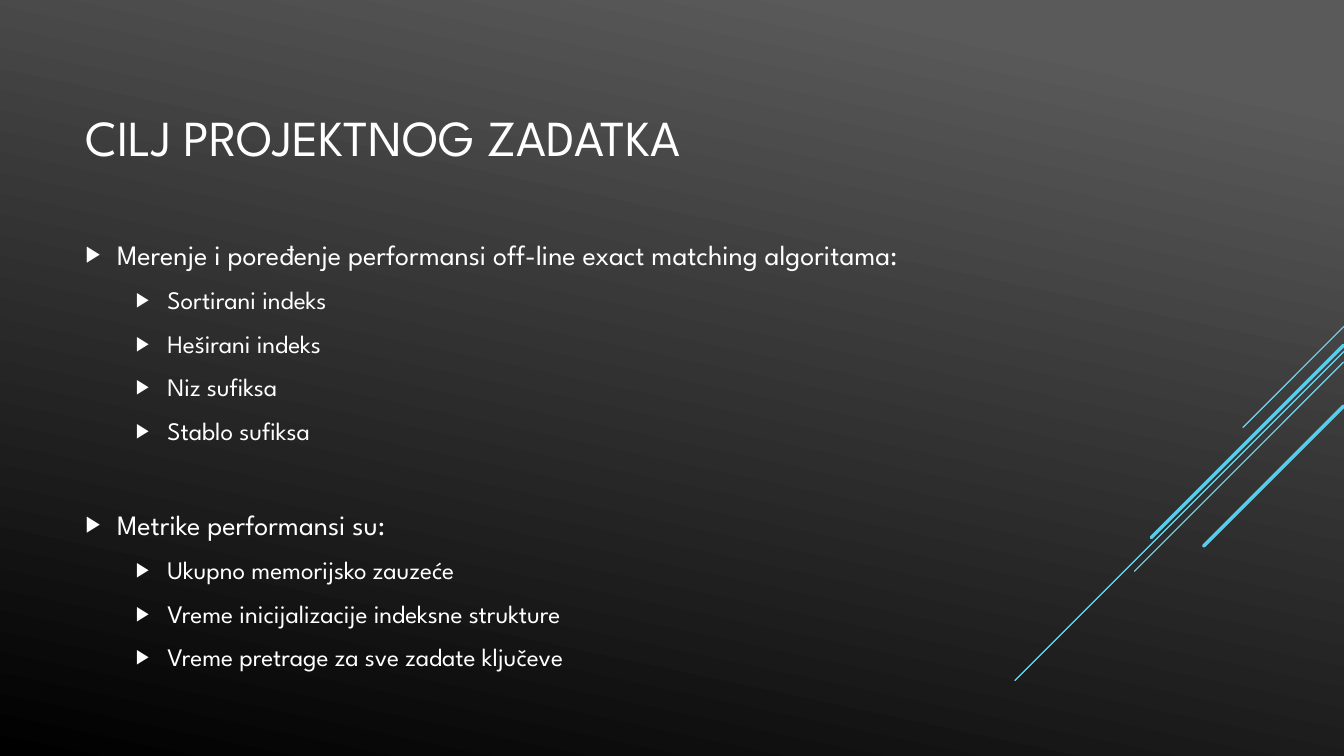
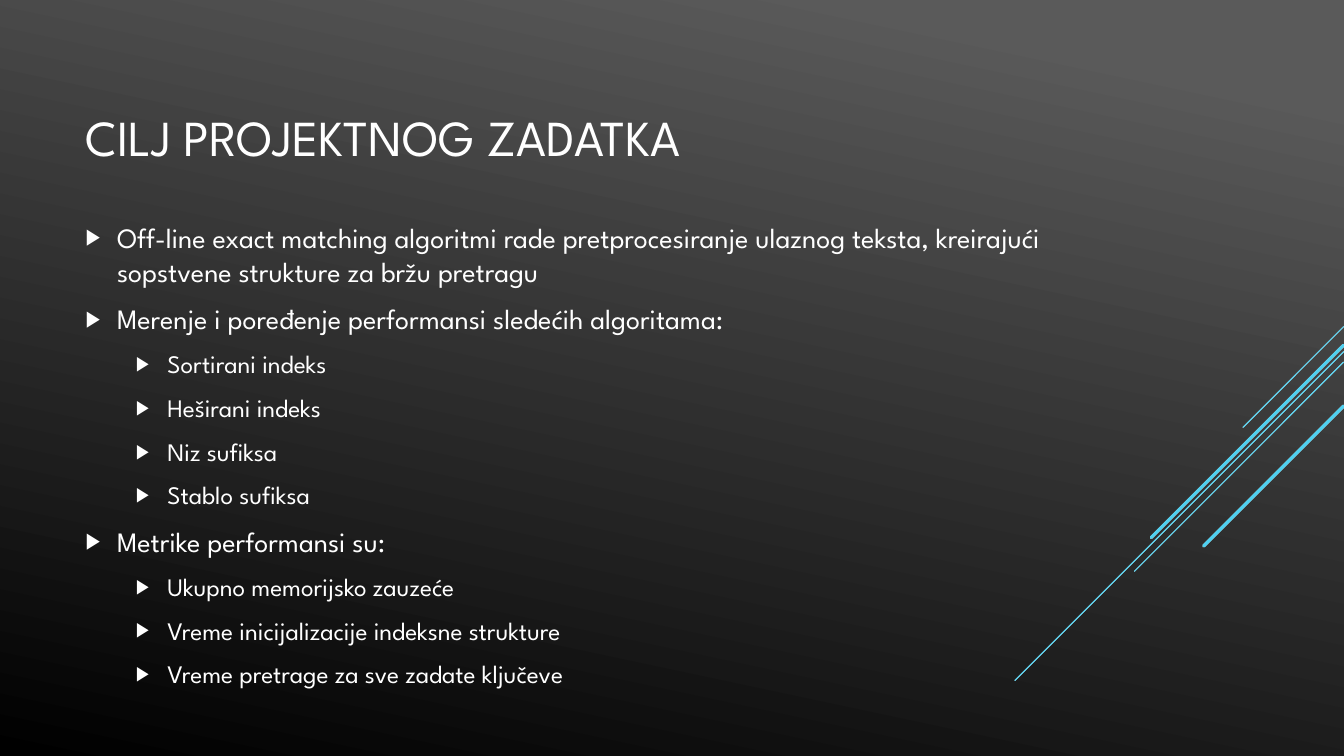
Before and after one commit to napoznata/GI_2019, a slide deck: slide 2 of Presentation/gi_presentation.pptx. Drawn at 1344x756 pixels with LibreOffice and Linux fonts; fonts in the diff are those of the drawing. Boxes give left, top, right and bottom in pixels: in the first picture for what was removed or moved away, otherwise in the second. Text is boxed around its words. In the diff, an @@ line names an element or a change of style, - is before the commit and + after.

```diff
--- a/Presentation/gi_presentation.pptx
+++ b/Presentation/gi_presentation.pptx
@@ text at (117, 228, 1040, 335): text changed @@
-▶ Merenje i poređenje performansi off-line exact matching algoritama:
+▶ Off-line exact matching algoritmi rade pretprocesiranje ulaznog teksta, kreirajući sopstvene strukture za bržu pretragu
+▶ Merenje i poređenje performansi sledećih algoritama:
```
Also in this commit, not shown: 3 other slides changed.
